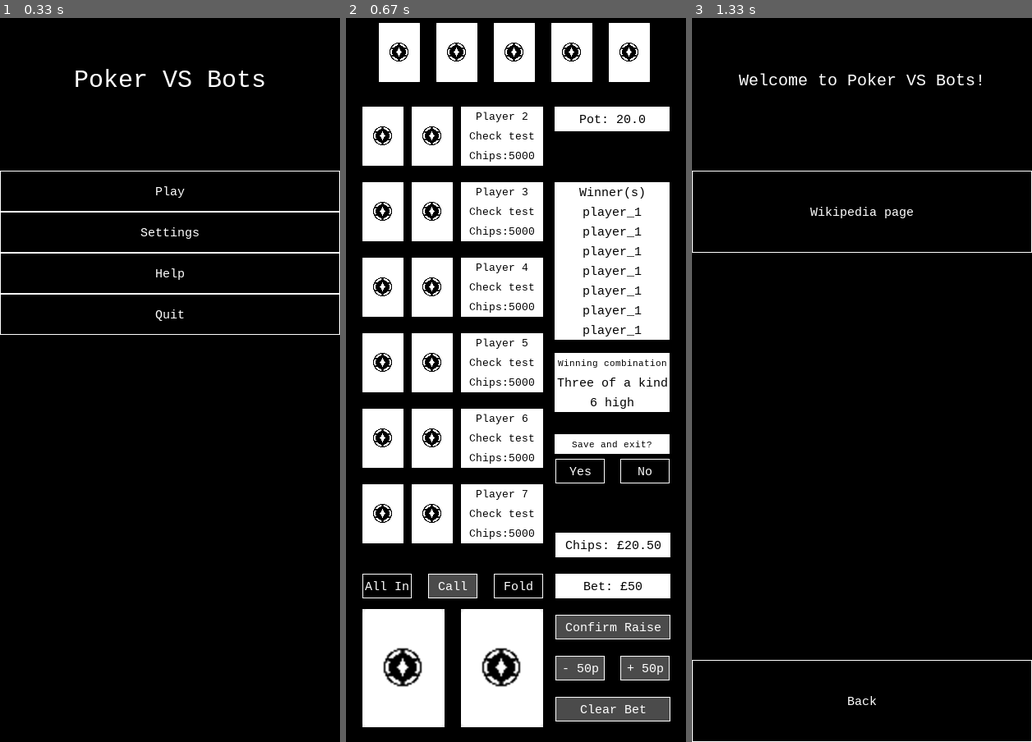
Above: before the commit, frames 1-3 (left to right).
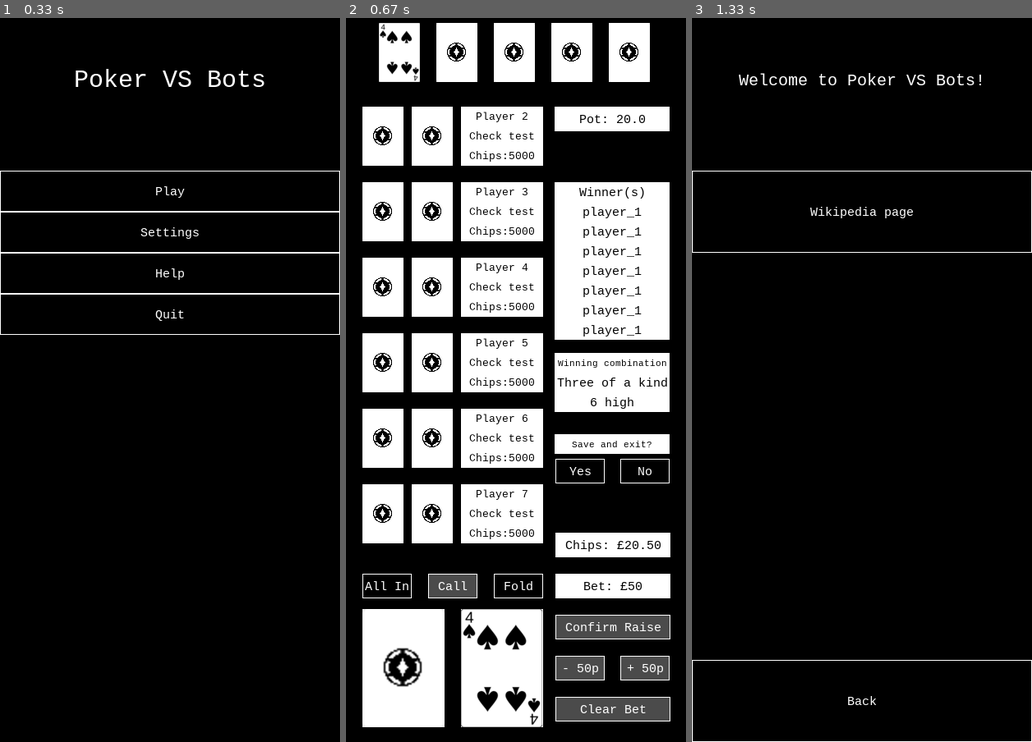
Above: after the commit, the same moments.

Repository: jmsyuen/nea
Game: pygame game, started from pygametest.py
Two runs of this game, one before a commit and one after it. Both use one fixed random seed, a clock stepped at 60 frames per second and the inputs below.
Inputs (mouse positions are in pixels of both pictures, inside the frame that each line leads up to):
- Up to frame 1 (0.33 s): no input
- Up to frame 2 (0.67 s): click "Play" at 0.38 s
- Up to frame 3 (1.33 s): click "Yes" at 0.72 s; click (756, 264) at 1.05 s

Frame 1 is identical in both runs. In frame 2, 1.6% of the frame differs, in the area x 9-58%, y 0-98%; in frame 3, nothing differs.

Commit message:
Flip card function added, game loop function added, and the game loop function is called in the main function. (generated by blackbox.ai )  ready to integrate

Diff:
--- a/pygametest.py
+++ b/pygametest.py
@@ -190,7 +190,7 @@
 
     suit, value = card.split(".")
     #map index 2-14 to 0-12, add offset of 13 for each suit
-    list_index = value - 2
+    list_index = int(value) - 2
     if suit == "diamonds":
       list_index += 13
     elif suit == "spades":
@@ -216,6 +216,10 @@
     self.draw_text_box(f"Chips:{chips_left}", self.BLACK, self.WHITE, 13, top_left_x, top_left_y + 48, 100, 24)
 
 
+  def flip_card(self, size, new_card, position):  #position as an xy tuple
+    self.draw_card(size, new_card, position)
+
+
   def draw_game(self):
     #first time draw
 
@@ -239,8 +243,6 @@
     #big cards bottom left
     self.draw_card("big", "back", self.locations["player_1"][0])
     self.draw_card("big", "back", self.locations["player_1"][1])
-    self.screen.blit(self.back[1], (20, self.HEIGHT - 162))
-    self.screen.blit(self.back[1], (20 + self.BIG_CARD_WIDTH, self.HEIGHT - 162))
 
 
     #buttons ADD FUNCTIONS ###
@@ -254,8 +256,6 @@
     self.draw_button("Confirm Raise", self.BLACK, 15 + self.BIG_CARD_WIDTH*2 , self.HEIGHT - 155, 140, 30, self.blank)
 
 
-    self.fold_all_in()
-    self.show_winners()
     #update display
     pygame.display.flip()
 
@@ -283,13 +283,14 @@
     self.draw_button("+ 50p", self.DARK_GREY, self.WIDTH - 80, self.HEIGHT - 105, 60, 30, self.blank)
     self.draw_button("Confirm Raise", self.DARK_GREY, 15 + self.BIG_CARD_WIDTH*2 , self.HEIGHT - 155, 140, 30, self.blank)
 
+
   def show_winners(self):
     self.draw_text_box("Winning combination", self.BLACK, self.WHITE, 11, self.WIDTH - 160, 422, 140, 24)
     self.draw_text_box("Three of a kind", self.BLACK, self.WHITE, 15, self.WIDTH - 160, 446, 140, 24)#
     self.draw_text_box("6 high", self.BLACK, self.WHITE, 15, self.WIDTH - 160, 470, 140, 24)#
 
     self.draw_text_box("Winner(s)", self.BLACK, self.WHITE, 15, self.WIDTH - 160, 214, 140, 24)
-    for i in range(7):
+    for i in range(7):  #winner in winners
       self.draw_text_box("player_1", self.BLACK, self.WHITE, 15, self.WIDTH - 160, 238 + i * 24, 140, 24)
 
     #continue to next round or save
@@ -298,11 +299,17 @@
     self.draw_button("No", self.BLACK, self.WIDTH - 80, self.HEIGHT - 345, 60, 30, self.blank)
 
 
-
-
-
-  def flip_card(self):
-    pass
+  def game_loop(self):
+
+    self.fold_all_in()
+    self.show_winners()
+    self.flip_card("small", "spades.4",self.locations["public"][0])
+    self.flip_card("big", "spades.4",self.locations["player_1"][1])
+    pygame.display.flip()
+
+
+
+
 
 
 ui = ui()
@@ -319,7 +326,7 @@
     menu = ui.GetMenu()
 
     if menu == "game_lock":
-      ui.draw_game()
+      ui.game_loop()
     else:
       if menu == "main menu":
         ui.main_menu()
@@ -330,9 +337,6 @@
       elif menu == "game":
         ui.ChangeMenu("game_lock")
         ui.ClearScreen()
-
-
-
+        ui.draw_game()
 
     clock.tick(30)
-    #draw_game()
